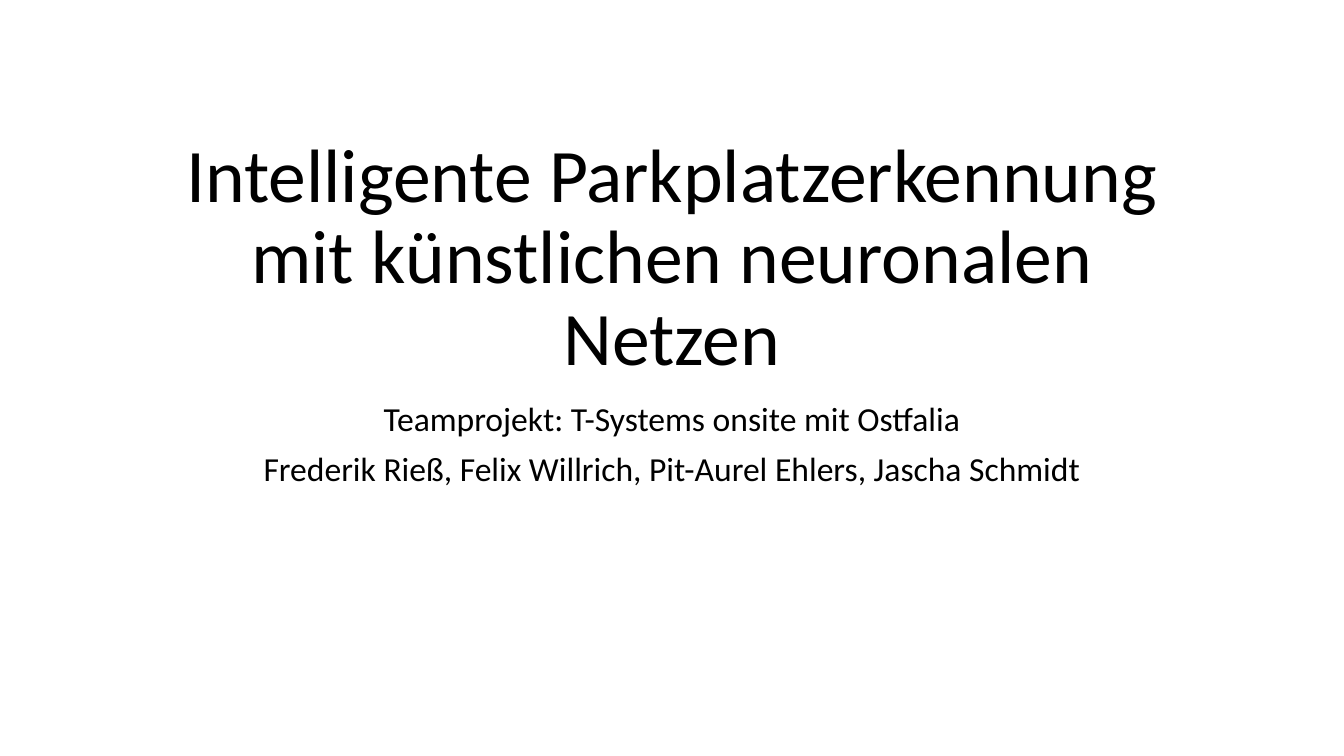
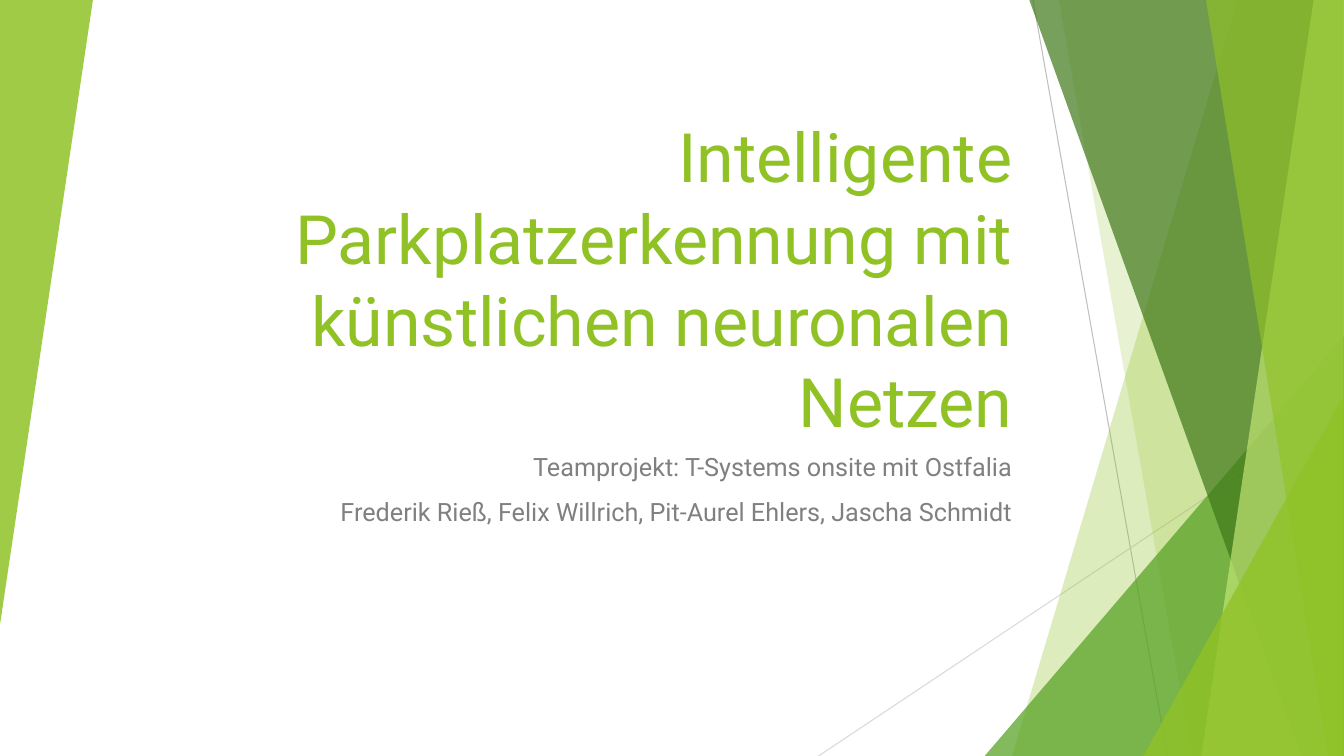
Before and after one commit to Scantraxx123/Parkplatzerkennung, a slide deck: slide 1 of Dokumente_Teamprojekt/Projektvorstellung.pptx. Drawn at 1344x756 pixels with LibreOffice and Linux fonts; fonts in the diff are those of the drawing. Boxes give left, top, right and bottom in pixels: in the first picture for what was removed or moved away, otherwise in the second. Text is boxed around its words. In the diff, an @@ line names an element or a change of style, - is before the commit and + after.

```diff
--- a/Dokumente_Teamprojekt/Projektvorstellung.pptx
+++ b/Dokumente_Teamprojekt/Projektvorstellung.pptx
@@ group added at (0, 0, 1344, 756): 5 freeform shapes, 3 triangles, 2 lines @@
@@ title "Intelligente Parkplatzerkennung mit künstlichen neuronalen ...": place and size @@
-title "Intelligente Parkplatzerkennung mit künstlichen neuronalen ..." at (186, 149, 1157, 366)
+title "Intelligente Parkplatzerkennung mit künstlichen neuronalen ..." at (295, 131, 1012, 428)
@@ title "Intelligente Parkplatzerkennung mit künstlichen neuronalen ..." at (295, 131, 1012, 428): size 54 to 48.6 pt, font Calibri to Roboto, text colour #000000 to #90C226; alignment centre to right; line spacing 0.9 to 1 @@
@@ subtitle "Teamprojekt: T-Systems onsite mit Ostfalia": place and size @@
-subtitle "Teamprojekt: T-Systems onsite mit Ostfalia" at (264, 407, 1080, 485)
+subtitle "Teamprojekt: T-Systems onsite mit Ostfalia" at (340, 457, 1012, 525)
@@ subtitle "Teamprojekt: T-Systems onsite mit Ostfalia" at (340, 457, 1012, 525): size 24 to 18 pt, font Calibri to Roboto, text colour #000000 to #808080; alignment centre to right; line spacing 0.9 to 1 @@
```
Also in this commit, not shown: 2 other slides changed, 1 slide added, 1 slide removed, 1 other file.
